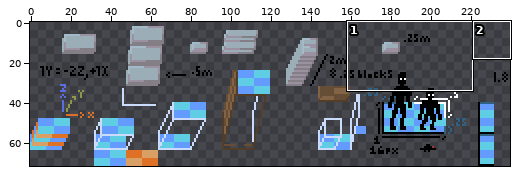
A pixel-art file gets an edit: sprite-test.aseprite. Above, an overview of the earlier version with the close-up marked.
Close-up. Old version:
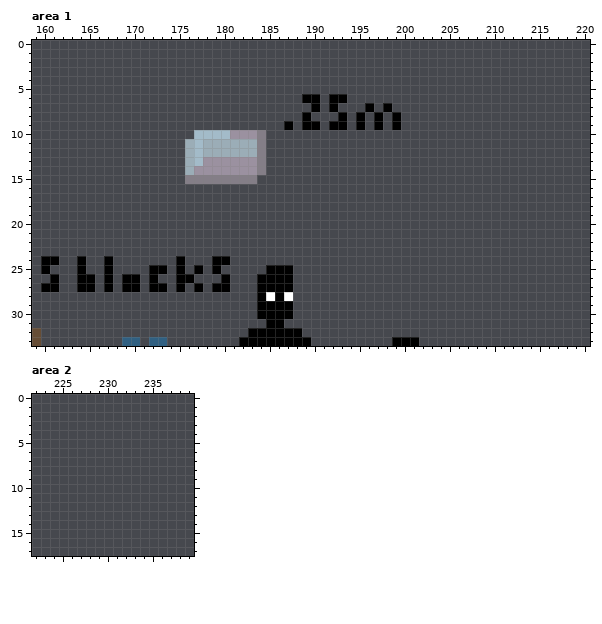
240x72 pixels, 1 frame. Colours within 5 levels of each other are drawn and written as one. Shown: area 1: x 159..220, y 0..33; area 2: x 222..239, y 0..17.
The result:
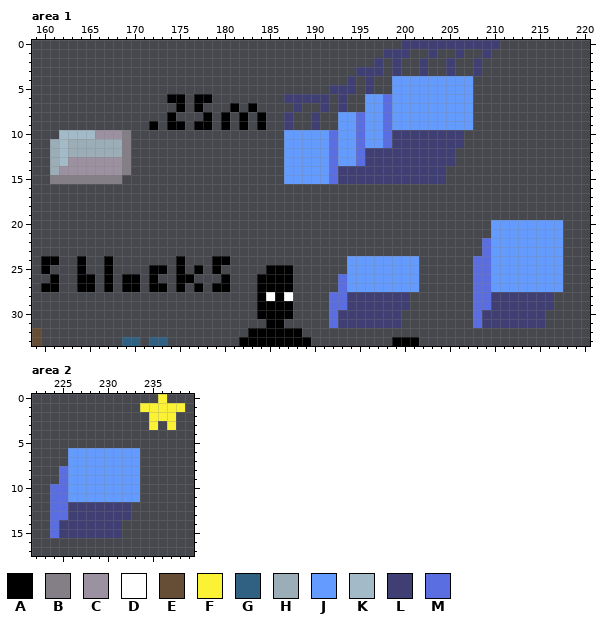
Palette (. is transparent): A #000000  B #847e87  C #9b91a0  D #ffffff  E #664d35  F #fbf236  G #306082  H #9badb7  J #639bff  K #a3bbc9  L #3f3f74  M #5b6ee1
Commit message: Add more perspective tests to sprite-test CUUUUBE
Changes in this commit:
Area 1, layer "Layer 1":
The author put colour A in row 6 at x 174 to 175 and 177 to 178; in row 7 at x 175, 177, 181 and 183; in row 8 at x 174, 178, 180, 182 and 184; in row 9 at x 172, 174 to 175, 177 to 178, 180, 182 and 184.
The author put colour B in rows 10 to 14 at x 169; in row 15 at x 161 to 168.
The author put colour C in row 10 at x 166 to 168; in row 13 at x 163 to 168; in row 14 at x 162 to 168.
The author put colour H in rows 11 to 12 at x 161 and 163 to 168; in rows 13 to 14 at x 161.
The author put colour J in rows 4 to 5 at x 199 to 207; in row 6 at x 196 to 197 and 199 to 207; in row 7 at x 197 and 199 to 207; in rows 8 to 9 at x 194, 196 and 200 to 207; in rows 10 to 11 at x 187 to 191, 193 to 194 and 196 to 197; in rows 12 to 13 at x 187 to 191 and 193 to 194.
The author put colour J in rows 14 to 15 at x 187 to 191; in rows 20 to 23 at x 210 to 217; in rows 24 to 27 at x 194 to 201 and 210 to 217.
Colour A becomes colour J in row 7 at x 196; in rows 8 to 9 at x 193, 197 and 199.
The author put colour K in row 10 at x 162 to 165; in rows 11 to 13 at x 162.
The author put colour L in row 0 at x 200 to 210; in row 1 at x 198 to 200, 203, 206 and 209; in row 2 at x 197, 199, 202, 205 and 208; in row 3 at x 195 to 197, 199, 202, 205 and 208; in row 4 at x 194 and 196; in row 5 at x 192 to 194 and 196.
The author put colour L in row 6 at x 187 to 188 and 191; in row 7 at x 188, 191 and 193; in row 8 at x 187 and 190; in rows 10 to 11 at x 199 to 206; in rows 12 to 13 at x 196 to 205; in rows 14 to 15 at x 193 to 204.
The author put colour L in rows 28 to 29 at x 194 to 200 and 210 to 216; in rows 30 to 31 at x 193 to 199 and 209 to 215.
Colour A becomes colour L in row 6 at x 189 to 190 and 193; in row 9 at x 187 and 190.
The author put colour M in row 6 at x 198; in rows 8 to 9 at x 198; in rows 10 to 11 at x 192, 195 and 198; in rows 12 to 13 at x 192 and 195; in rows 14 to 15 at x 192; in rows 22 to 23 at x 209.
The author put colour M in rows 24 to 25 at x 208 to 209; in rows 26 to 27 at x 193 and 208 to 209; in rows 28 to 29 at x 192 to 193 and 208 to 209; in rows 30 to 31 at x 192 and 208.
Colour A becomes colour M in row 7 at x 198; in rows 8 to 9 at x 195.
Colour A is gone in row 6 at x 192; in row 7 at x 190 and 192; in row 8 at x 189; in row 9 at x 189 and 192.
Colour B is gone in rows 10 to 14 at x 184; in row 15 at x 176 to 183.
Colour C is gone in row 10 at x 181 to 183; in row 13 at x 178 to 183; in row 14 at x 177 to 183.
Colour H is gone in rows 11 to 12 at x 176 and 178 to 183; in rows 13 to 14 at x 176.
Colour K is gone in row 10 at x 177 to 180; in rows 11 to 13 at x 177.
Area 2, layer "Layer 1":
The author put colour F in row 0 at x 236; in row 1 at x 234 to 238; in row 2 at x 235 to 237; in row 3 at x 235 and 237.
The author put colour J in rows 6 to 11 at x 226 to 233.
The author put colour L in rows 12 to 13 at x 226 to 232; in rows 14 to 15 at x 225 to 231.
The author put colour M in rows 8 to 9 at x 225; in rows 10 to 13 at x 224 to 225; in rows 14 to 15 at x 224.
Changed places in both close-ups, as pixel boxes (x1, y1, x2, y2):
changed: (50, 40, 500, 184)
added: (473, 220, 563, 328)
added: (329, 256, 419, 328)
added: (50, 394, 185, 538)
